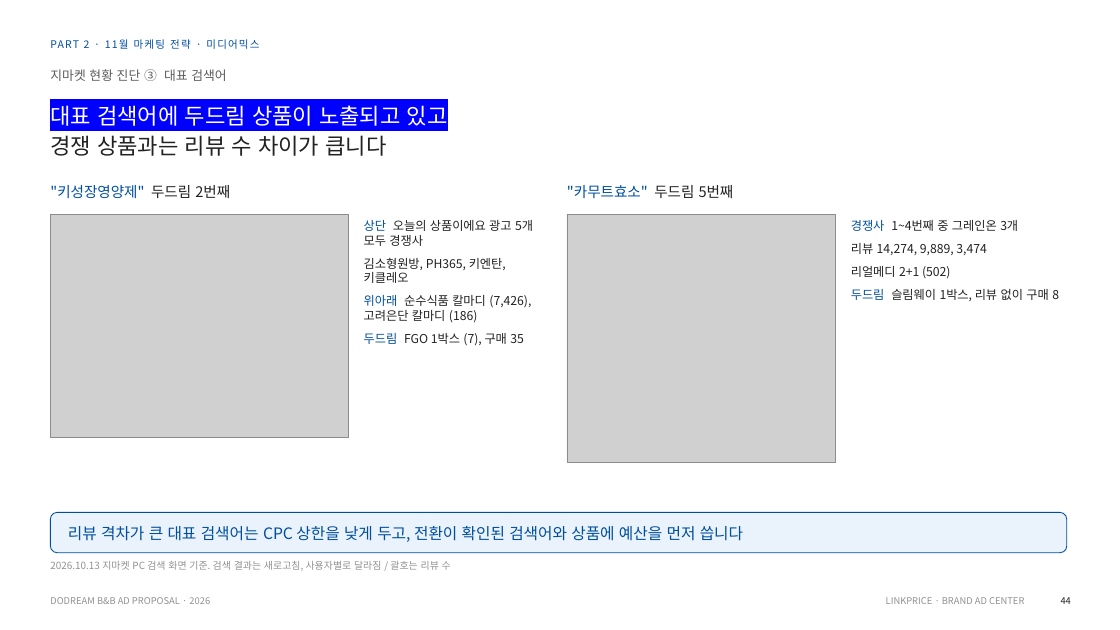
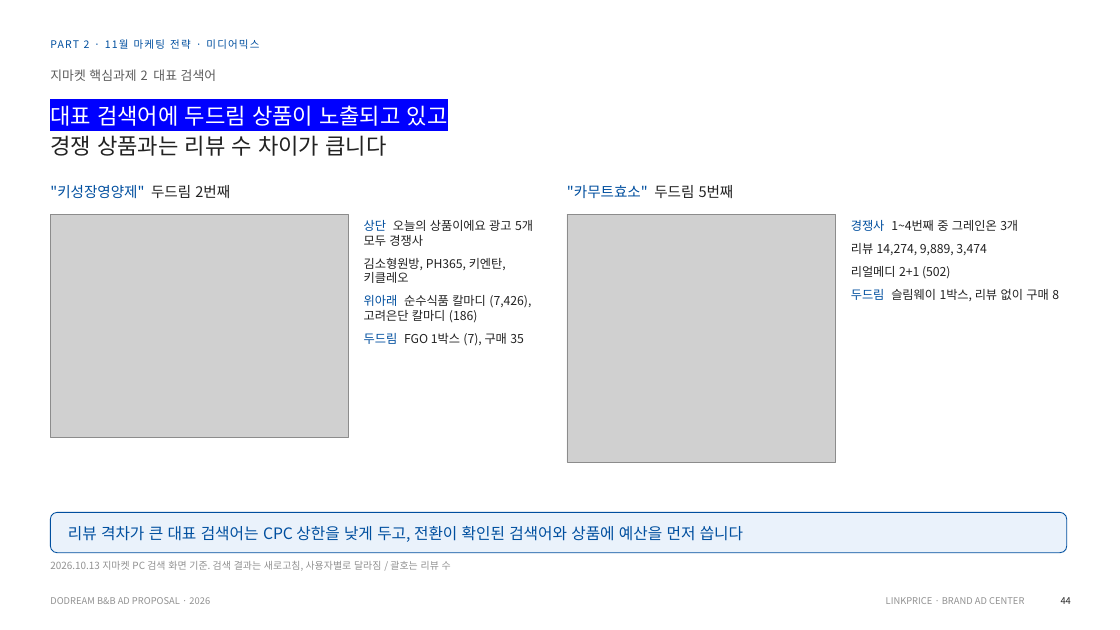
Before and after one commit to sonnet24/mypage, a slide deck: slide 10 of 쿠팡_오픈마켓_11월_261013_취합본.pptx. Drawn at 1120x630 pixels with LibreOffice and Linux fonts; fonts in the diff are those of the drawing; grey boxes stand for pictures. Boxes give left, top, right and bottom in pixels: in the first picture for what was removed or moved away, otherwise in the second. Text is boxed around its words. In the diff, an @@ line names an element or a change of style, - is before the commit and + after.

```diff
--- a/쿠팡_오픈마켓_11월_261013_취합본.pptx
+++ b/쿠팡_오픈마켓_11월_261013_취합본.pptx
@@ text at [50,69,216,81]: text changed @@
-지마켓 현황 진단 ③ 대표 검색어
+지마켓 핵심과제 2 대표 검색어
```
Also in this commit, not shown: 4 other slides changed.
